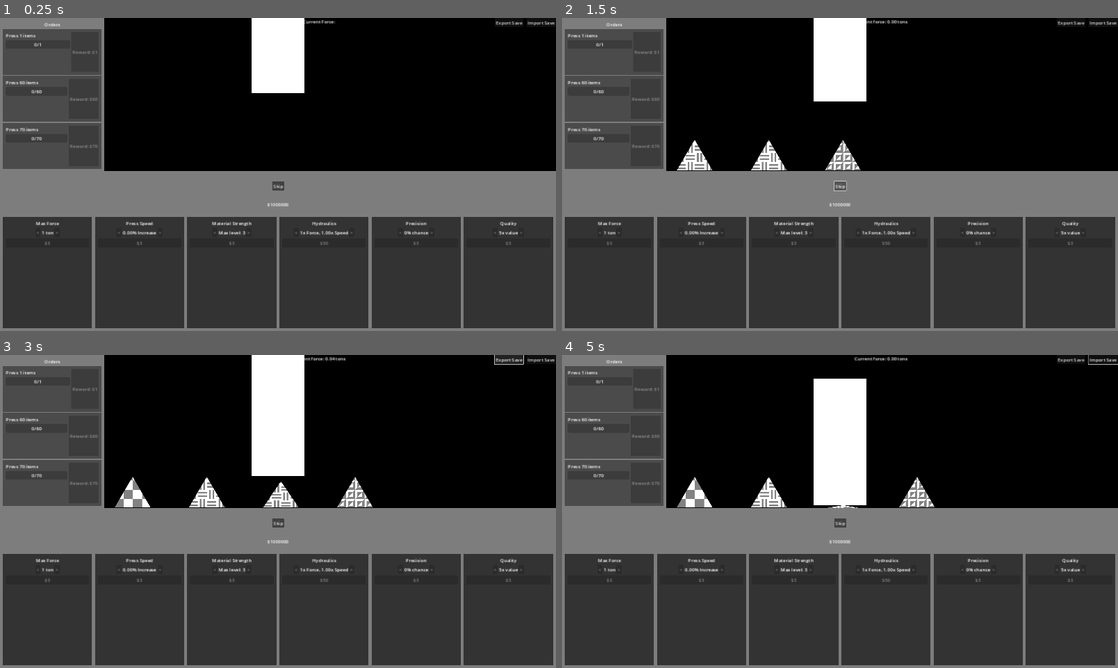
Above: before the commit, frames 1-4 (two rows, left to right).
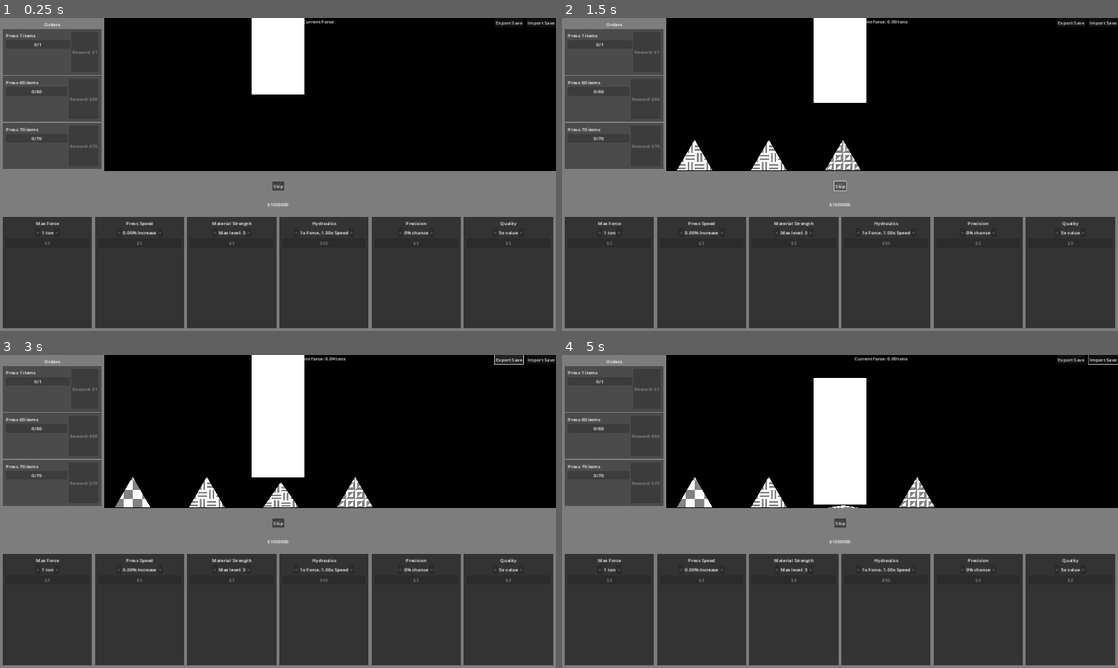
Above: after the commit, the same moments.

Repository: miyo6032/HydraulicPressIncremental
Game: Godot game, scene res://1_main.tscn
Same seed, same stepped clock (60 frames per second), same inputs: the game is played once before the commit and once after it.
Inputs (mouse positions are in pixels of both pictures, inside the frame that each line leads up to):
- Up to frame 1 (0.25 s): no input
- Up to frame 2 (1.5 s): click "Skip" at 0.5 s; click "Skip" at 1.25 s
- Up to frame 3 (3 s): tap Enter at 2 s; move the mouse to (400, 495) at 2.02 s; hold Up (ui_up) 2.03-2.75 s; tap Tab at 2.1 s; click (400, 495) at 2.17 s; click "Export Save" at 2.75 s
- Up to frame 4 (5 s): click "Import Save" at 3.5 s; drag from (728, 527) to (812, 574) at 4.27 s

The runs differ from the first frame. In frame 1, less than 0.1% of the frame differs, in the area x 45-55%, y 24-25%; in frame 2, less than 0.1%; in frame 3, less than 0.1%, in the area x 45-55%, y 38-49%; in frame 4, less than 0.1%.
Error in both runs: Invalid access to property or key 'input' on a base object of type 'null instance'. (res://Main.gd:95)

Commit message:
add crush particles

Diff:
--- a/2_simulation.tscn
+++ b/2_simulation.tscn
@@ -1,9 +1,10 @@
-[gd_scene load_steps=21 format=3 uid="uid://7t1sx0r2g2tc"]
+[gd_scene load_steps=22 format=3 uid="uid://7t1sx0r2g2tc"]
 
 [ext_resource type="Script" path="res://Conveyor.gd" id="1_fnrox"]
 [ext_resource type="Script" path="res://Simulation.gd" id="1_k081r"]
 [ext_resource type="Script" path="res://Press.gd" id="1_kar5x"]
 [ext_resource type="PackedScene" uid="uid://dk1w6rtkd0p2o" path="res://crushable.tscn" id="2_eh6tc"]
+[ext_resource type="PackedScene" uid="uid://bfhufvx36oydv" path="res://crush_particles.tscn" id="3_mmtgn"]
 [ext_resource type="Resource" uid="uid://do6f1sncgx8dv" path="res://data/patterns/checker.tres" id="5_ys7td"]
 [ext_resource type="Resource" uid="uid://dvhr8tuvqttov" path="res://data/patterns/bevel.tres" id="6_85hpk"]
 [ext_resource type="Resource" uid="uid://dfs7lgi64btb6" path="res://data/patterns/line.tres" id="7_p7nga"]
@@ -63,15 +64,17 @@
 
 [node name="Sprite2D" type="Sprite2D" parent="Press/Visual"]
 z_index = 1
-position = Vector2(0, -222)
+position = Vector2(0, -218)
 scale = Vector2(0.710937, 437)
 texture = SubResource("GradientTexture1D_ntg4k")
+
+[node name="CrushParticles" parent="Press/Visual" instance=ExtResource("3_mmtgn")]
 
 [node name="PressStart" type="Marker2D" parent="Press"]
 position = Vector2(960, 263)
 
 [node name="PressEnd" type="Marker2D" parent="Press/PressStart"]
-position = Vector2(0, 268)
+position = Vector2(0, 265)
 
 [node name="Conveyor" type="Node2D" parent="." node_paths=PackedStringArray("crushable_spawn")]
 position = Vector2(961, 534)
--- /dev/null
+++ b/CrushParticles.gd
@@ -0,0 +1,5 @@
+extends CPUParticles2D
+
+func _ready():
+    await finished
+    queue_free()
--- a/Press.gd
+++ b/Press.gd
@@ -19,6 +19,7 @@
 @onready var visual = $Visual
 @onready var start_crushing_pos = $PressStart
 @onready var final_crushing_pos = $PressStart/PressEnd
+@onready var particles_scene = load("res://crush_particles.tscn")
 
 func _ready():
     visual.global_position = start_crushing_pos.global_position
@@ -54,6 +55,7 @@
 func crush(crushable):
     is_crushing = true
     current_force = 0
+    particle_buildup = 0
     current_crushable = crushable
 
 var current_crushable
@@ -67,6 +69,7 @@
 const force_ramp_multiplier = 0.01
 const speed_multiplier = 500
 var is_crushing
+var particle_buildup
 
 func _process(delta):
     if not is_crushing:
@@ -89,8 +92,15 @@
                 stop_crush_prematurely(0.5)
             else:
                 current_force = clampf(current_force + speed * force_ramp_multiplier * crushing_power, 0, crushing_power)
+                particle_buildup+=1
         else:
             move_press_down(speed)
+            var particles = particles_scene.instantiate()
+            if particle_buildup > 1:
+                particles.amount = particle_buildup
+                particles.emitting = true
+                visual.add_child(particles)
+                particle_buildup = 0
     else:
         move_press_down(speed)
 
--- /dev/null
+++ b/crush_particles.tscn
@@ -0,0 +1,23 @@
+[gd_scene load_steps=3 format=3 uid="uid://bfhufvx36oydv"]
+
+[ext_resource type="Script" path="res://CrushParticles.gd" id="1_4rxo0"]
+
+[sub_resource type="Gradient" id="Gradient_snp36"]
+colors = PackedColorArray(0.262932, 0.262932, 0.262932, 1, 1, 1, 1, 1)
+
+[node name="CrushParticles" type="CPUParticles2D"]
+z_index = 2
+emitting = false
+lifetime = 0.3
+one_shot = true
+explosiveness = 0.7
+lifetime_randomness = 0.5
+emission_shape = 3
+emission_rect_extents = Vector2(30, 1)
+spread = 180.0
+initial_velocity_min = 120.0
+initial_velocity_max = 150.0
+scale_amount_min = 5.0
+scale_amount_max = 8.0
+color_initial_ramp = SubResource("Gradient_snp36")
+script = ExtResource("1_4rxo0")
